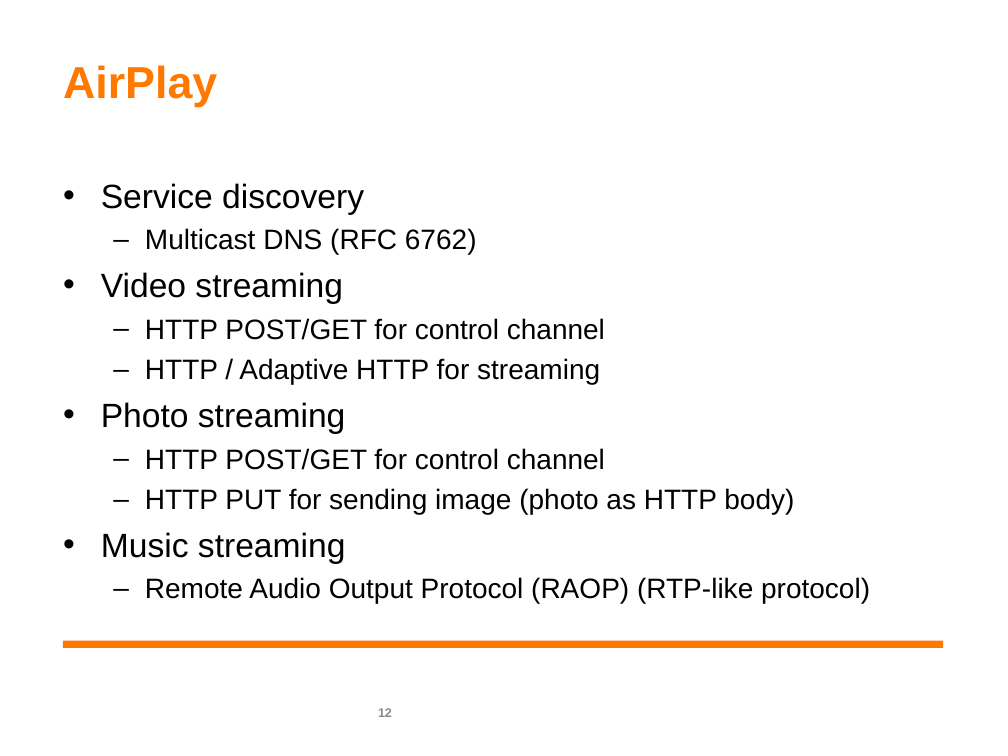
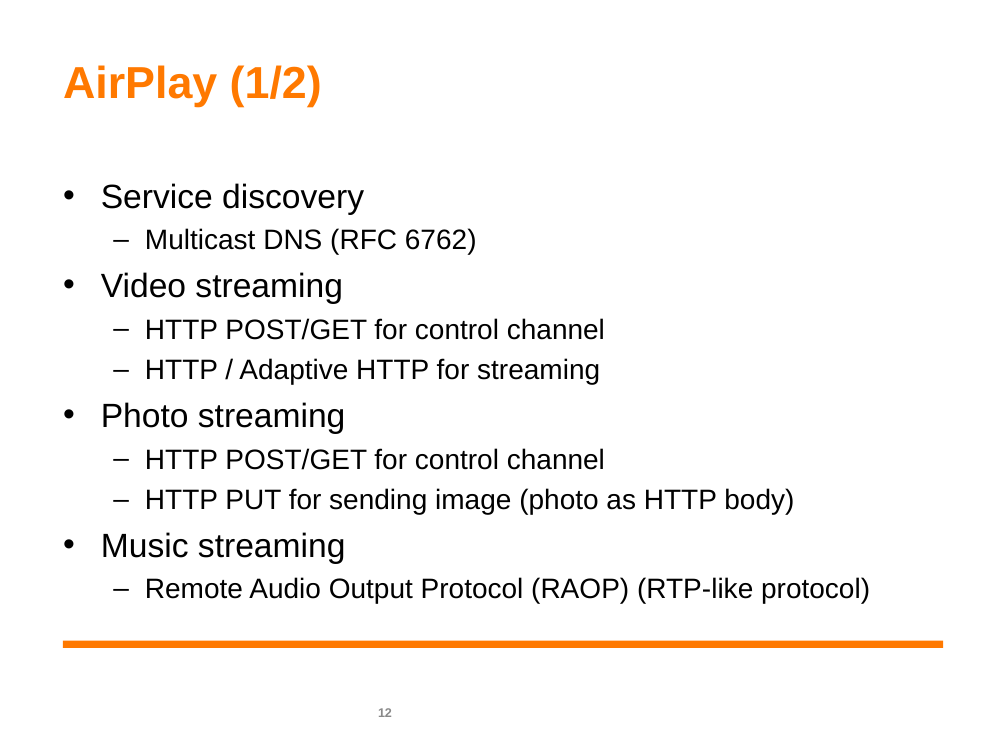
Before and after one commit to pengdev/home-networking, a slide deck: slide 12 of liu_120515.ppt. Drawn at 1008x756 pixels with LibreOffice and Linux fonts; fonts in the diff are those of the drawing; background and template pictures are left out. Boxes give left, top, right and bottom in pixels: in the first picture for what was removed or moved away, otherwise in the second. Text is boxed around its words. In the diff, an @@ line names an element or a change of style, - is before the commit and + after.

```diff
--- a/liu_120515.ppt
+++ b/liu_120515.ppt
@@ title at (x1=63, y1=65, x2=322, y2=107): text changed @@
-AirPlay
+AirPlay (1/2)
```
Also in this commit, not shown: 13 other slides changed, 1 slide added, 1 other file.
